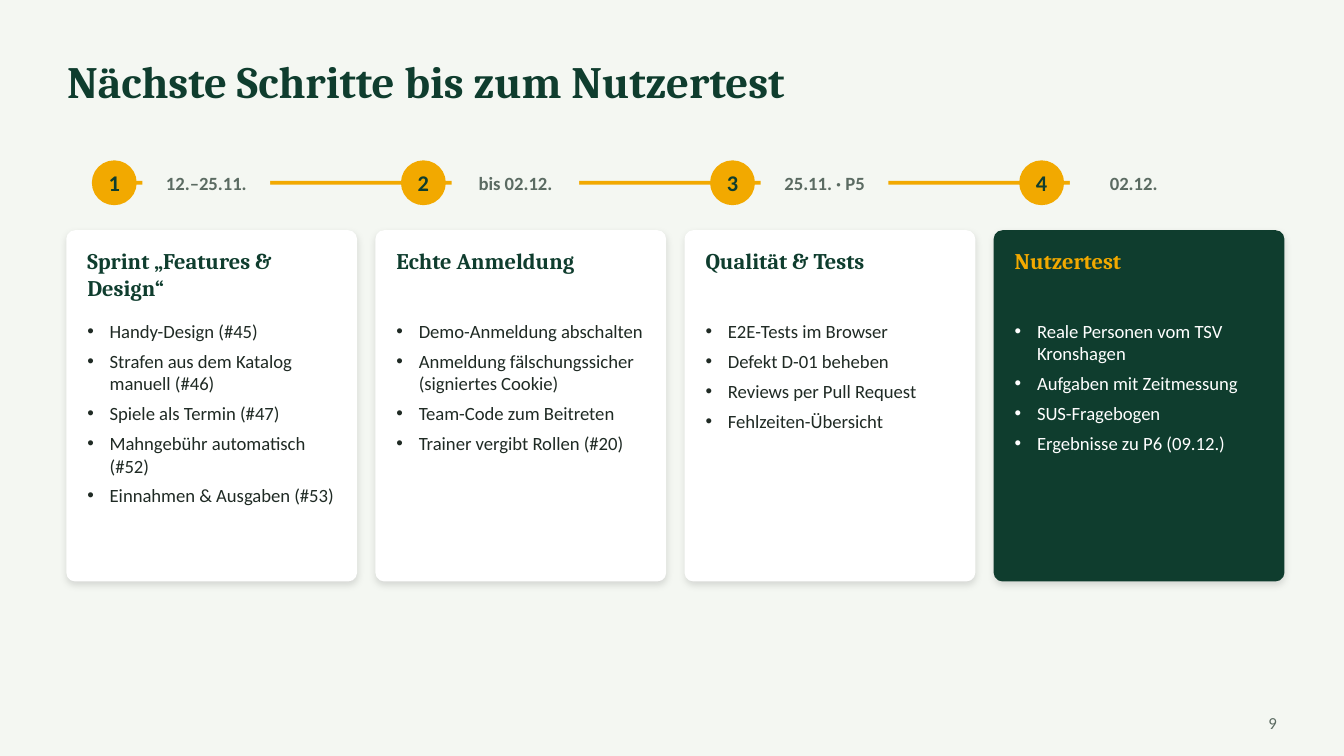
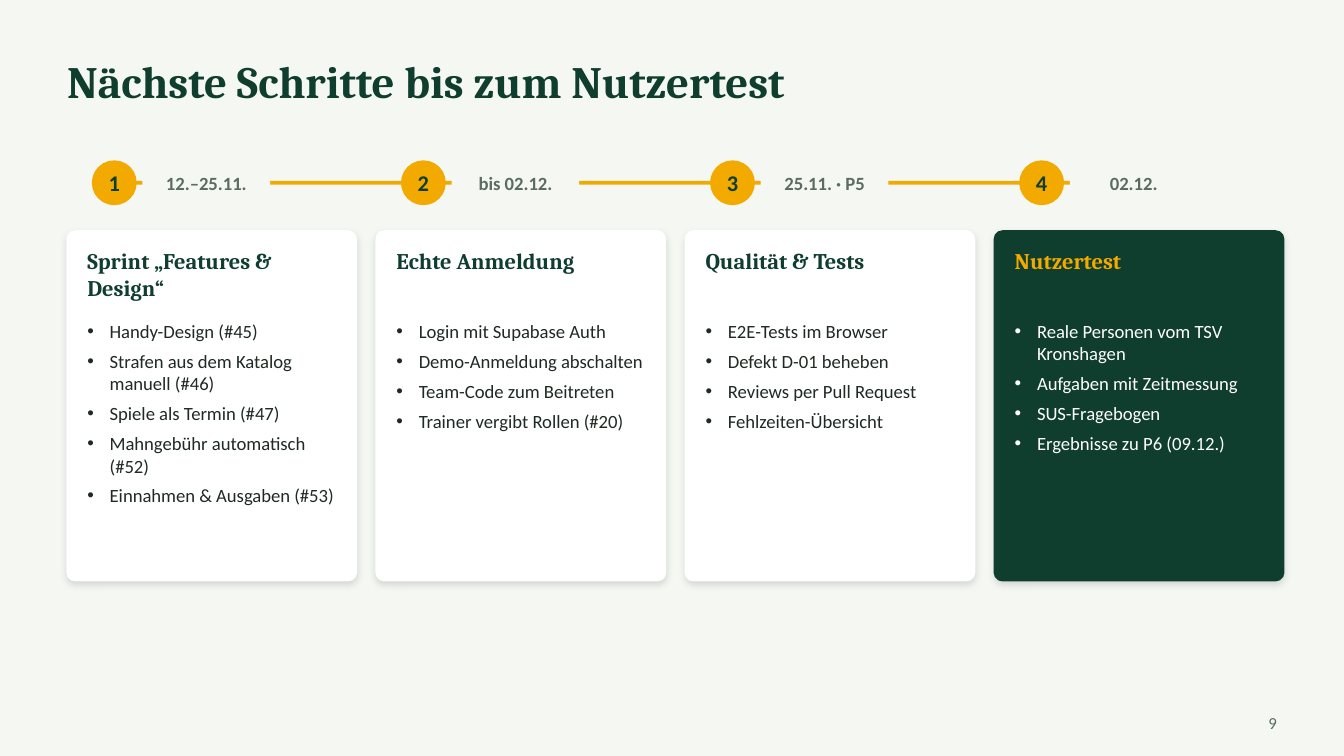
Before and after one commit to squadhq-team/squadhq-team, a slide deck: slide 9 of docs/praesentation/p4/SquadHQ_P4.pptx. Drawn at 1344x756 pixels with LibreOffice and Linux fonts; fonts in the diff are those of the drawing. Boxes give left, top, right and bottom in pixels: in the first picture for what was removed or moved away, otherwise in the second. Text is boxed around its words. In the diff, an @@ line names an element or a change of style, - is before the commit and + after.

```diff
--- a/docs/praesentation/p4/SquadHQ_P4.pptx
+++ b/docs/praesentation/p4/SquadHQ_P4.pptx
@@ text at [419,325,606,341]: paragraph added @@
+• Login mit Supabase Auth
@@ text at [419,355,634,393]: paragraph removed @@
-• Anmeldung fälschungssicher (signiertes Cookie)
```
Also in this commit, not shown: 1 other slide changed, 1 other file.
